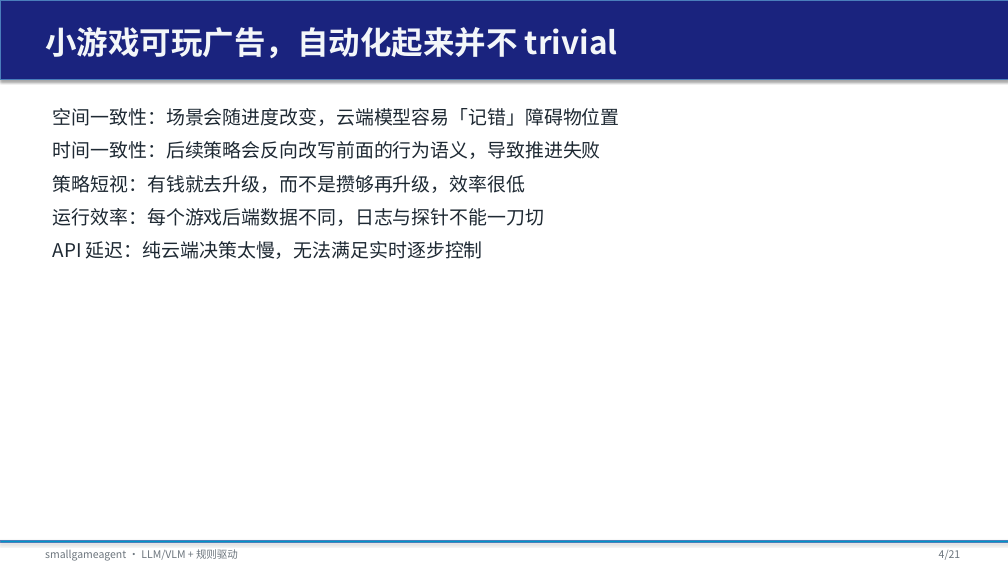
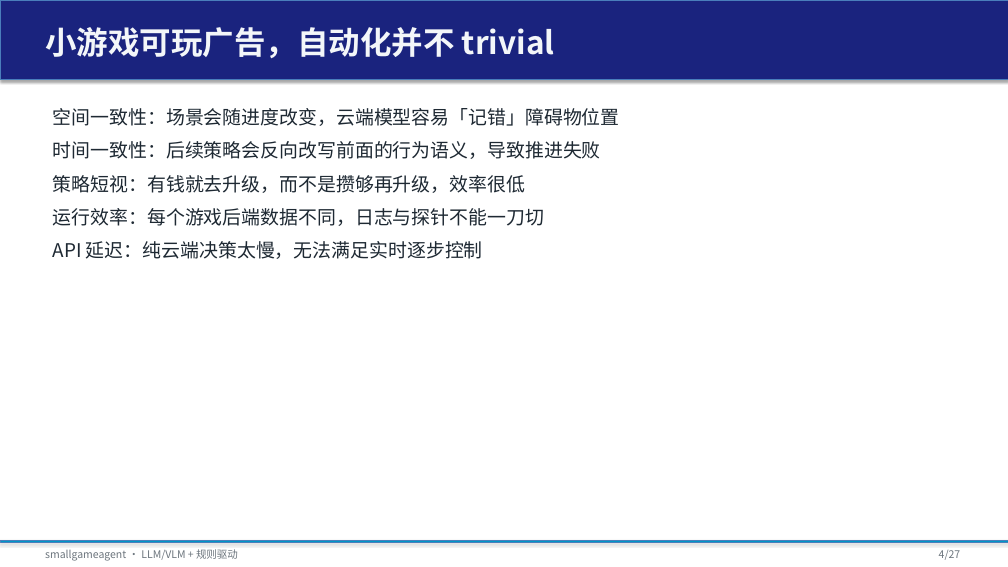
Before and after one commit to tzhazuma/smallgameagent, a slide deck: slide 4 of reports/smallgameagent_report.pptx. Drawn at 1008x567 pixels with LibreOffice and Linux fonts; fonts in the diff are those of the drawing. Boxes give left, top, right and bottom in pixels: in the first picture for what was removed or moved away, otherwise in the second. Text is boxed around its words. In the diff, an @@ line names an element or a change of style, - is before the commit and + after.

```diff
--- a/reports/smallgameagent_report.pptx
+++ b/reports/smallgameagent_report.pptx
@@ text at box(45, 27, 555, 58): text changed @@
-小游戏可玩广告，自动化起来并不 trivial
+小游戏可玩广告，自动化并不 trivial
@@ text at box(939, 550, 961, 560): text changed @@
-4/21
+4/27
```
Also in this commit, not shown: 19 other slides changed, 7 slides added, 1 slide removed, 16 other files.
